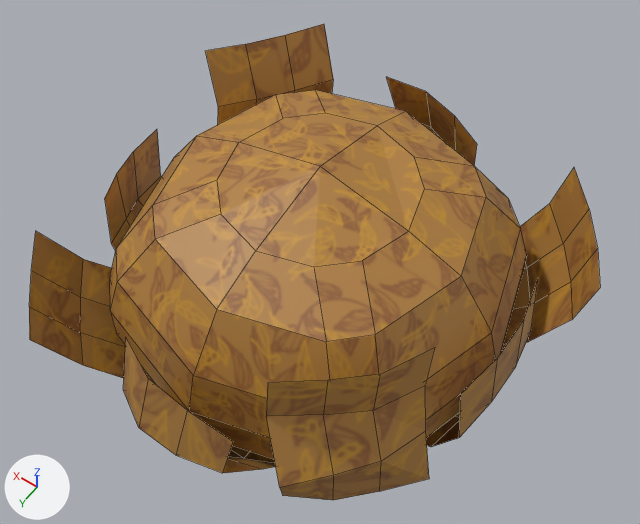
Renders of the Blender file LowPoly_Asset_Project/Bush_Tall1.blend from each side of a commit.
Rendered twice from a camera (50 mm lens) standing at (-2.9, 4.07, 7.43) and looking at (-0.02, 0.03, 1.08). The lights are fixed; the arrows at lower left show +X, +Y and +Z. Mesh edges are drawn as thin lines.

Script lines for the objects in view, before the commit:
```python
me_cube_001 = bpy.data.meshes.new('Cube.001')
me_cube_001.from_pydata(...)  # 204 vertices, 123 faces; spans x -2.26..2.26, y -2.05..2.26, z -0.21..2.2
me_cube_001.materials.append(mat_material_001)  # picture img_test_2d_texture_2_png
me_cube_002 = bpy.data.meshes.new('Cube.002')
me_cube_002.from_pydata(...)  # 74 vertices, 68 faces; spans x -1.85..1.85, y -1.85..1.85, z 0.0..2.29
me_cube_002.materials.append(mat_material_001)  # picture img_test_2d_texture_2_png
ob_cube = bpy.data.objects.new('Cube', me_cube_001)
ob_cube.location = (0.0, 0.0, 0.0)
ob_cube_001 = bpy.data.objects.new('Cube.001', me_cube_002)
ob_cube_001.location = (0.0, 0.0, 0.0)
```
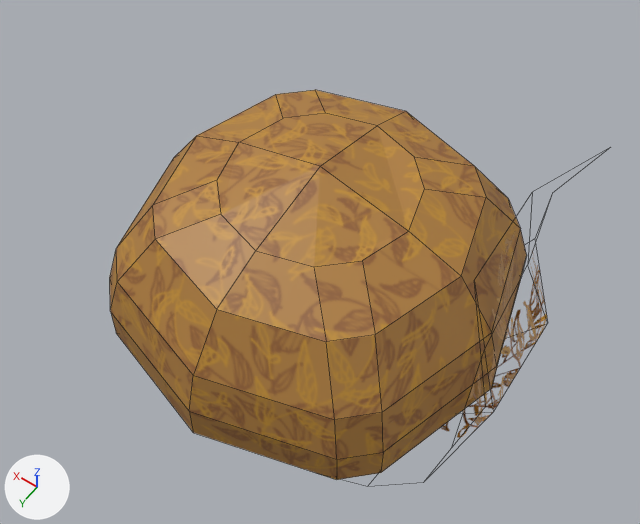
Scene script edits in JSON lines:
```json
{"op": "add", "block": "img_test_transparent_texture_1_png", "code": ["img_test_transparent_texture_1_png = load_image('test transparent texture 1.png', '../test transparent texture 1.png', 500, 500, 'sRGB')"]}
{"op": "add", "block": "mat_trasleaf", "code": ["mat_trasleaf = principled_material('TrasLeaf')", "mat_trasleaf.texture = img_test_transparent_texture_1_png  # with its transparency", "mat_trasleaf.roughness = 0.537"]}
{"op": "add", "block": "me_plane", "code": ["me_plane = bpy.data.meshes.new('Plane')", "me_plane.from_pydata(...)  # 20 vertices, 12 faces; spans x -0.09..0.9, y -1.3..1.19, z -0.8..1.25", "me_plane.materials.append(mat_trasleaf)  # picture img_test_transparent_texture_1_png"]}
{"op": "remove", "block": "ob_cube", "code": ["ob_cube = bpy.data.objects.new('Cube', me_cube_001)", "ob_cube.location = (0.0, 0.0, 0.0)"]}
{"op": "add", "block": "ob_plane", "code": ["ob_plane = bpy.data.objects.new('Plane', me_plane)", "ob_plane.location = (-1.941, -0.169, 0.844)", "ob_plane.rotation_euler = (-0.309, -0.0224, 0.0266)  # degrees (-18, -1.3, 1.5)", "ob_plane.scale = (1.39, 1.39, 1.39)"]}
```

Where the change shows, as pixel boxes [x1, y1, x2, y2] in the pictures (640 x 524 px):
```json
{"object": "Cube", "change": "deleted", "before": [29, 24, 600, 500], "on screen": "brown"}
{"object": "Plane", "change": "added", "after": [440, 232, 547, 438], "on screen": "brown"}
```
